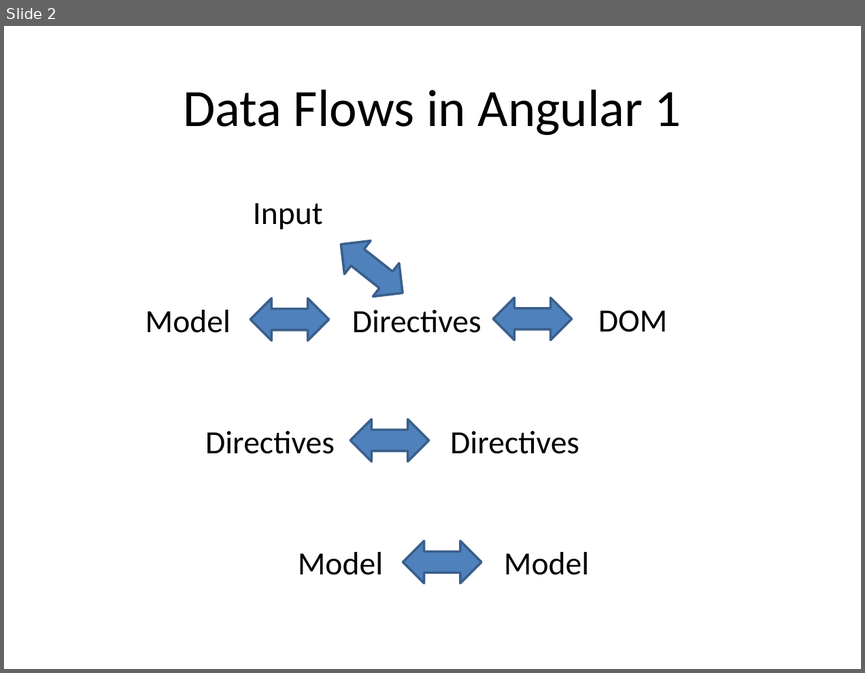
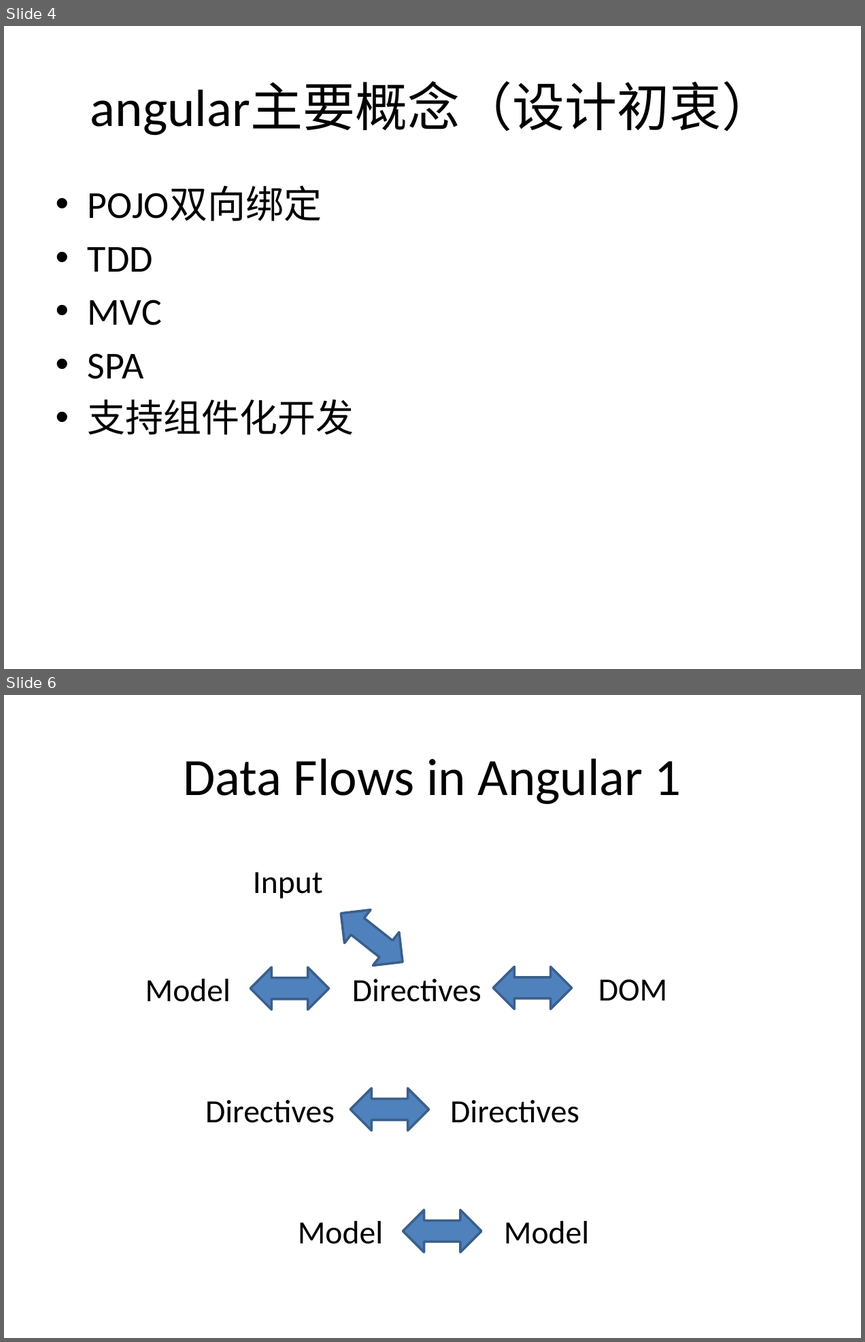
Before and after one commit to SijieCai/angular-performance-demo, a slide deck: angular1.x核心机制分析及性能实战.pptx. Shown one above the other, each under a label of ours: slide 2 before the commit, slides 4 and 6 after it; the slides between them are not shown. The pictures are 865x673 and 865x1342 pixels, drawn with LibreOffice and Linux fonts; fonts in the diff are those of the drawing. Boxes give left, top, right and bottom in pixels: in the first picture for what was removed or moved away, otherwise in the second. Text is boxed around its words. In the diff, an @@ line names an element or a change of style, - is before the commit and + after.

```diff
--- a/angular1.x核心机制分析及性能实战.pptx
+++ b/angular1.x核心机制分析及性能实战.pptx
@@ slide 4 added at <box>4,26,861,669</box>, background #FFFFFF @@
@@ title added at <box>90,82,774,135</box>, 44 pt, text #000000 @@
+angular主要概念（设计初衷）
@@ text added at <box>88,186,354,435</box>, 32 pt, text #000000 @@
+• POJO双向绑定
+• TDD
+• MVC
+• SPA
+• 支持组件化开发
@@ what was slide 2 is now slide 6 @@
```
Also in this commit, not shown: 3 slides changed, 7 other slides added, 9 slides removed, 6 other files.
